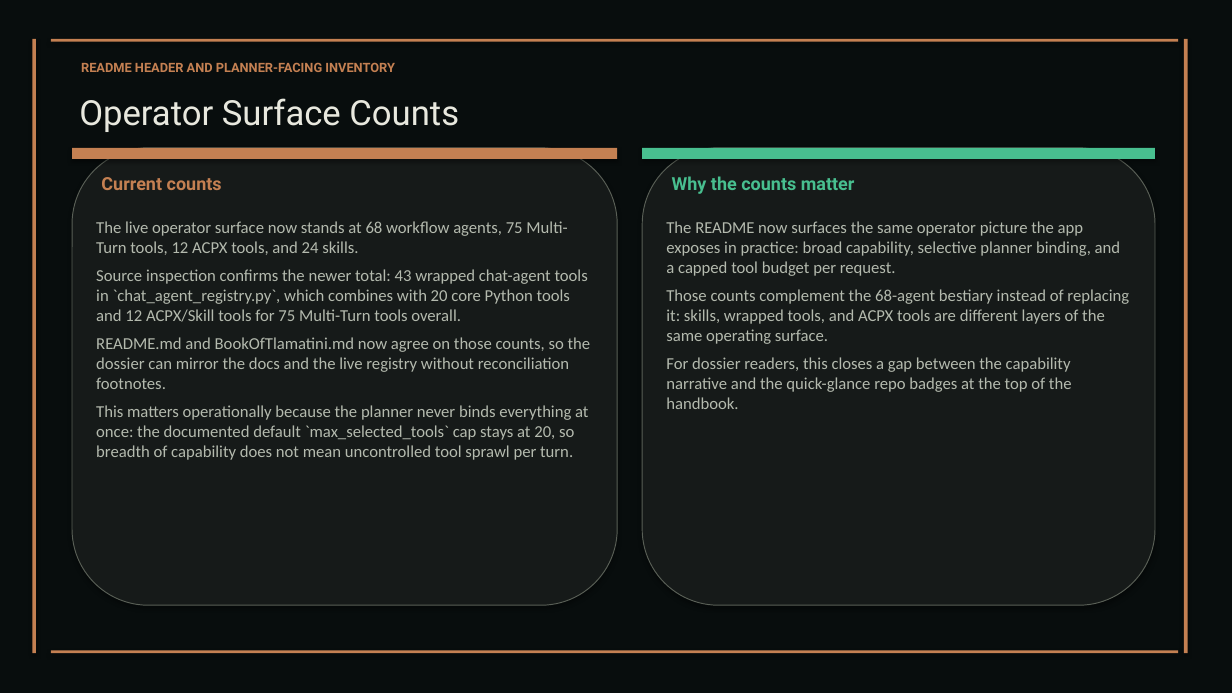
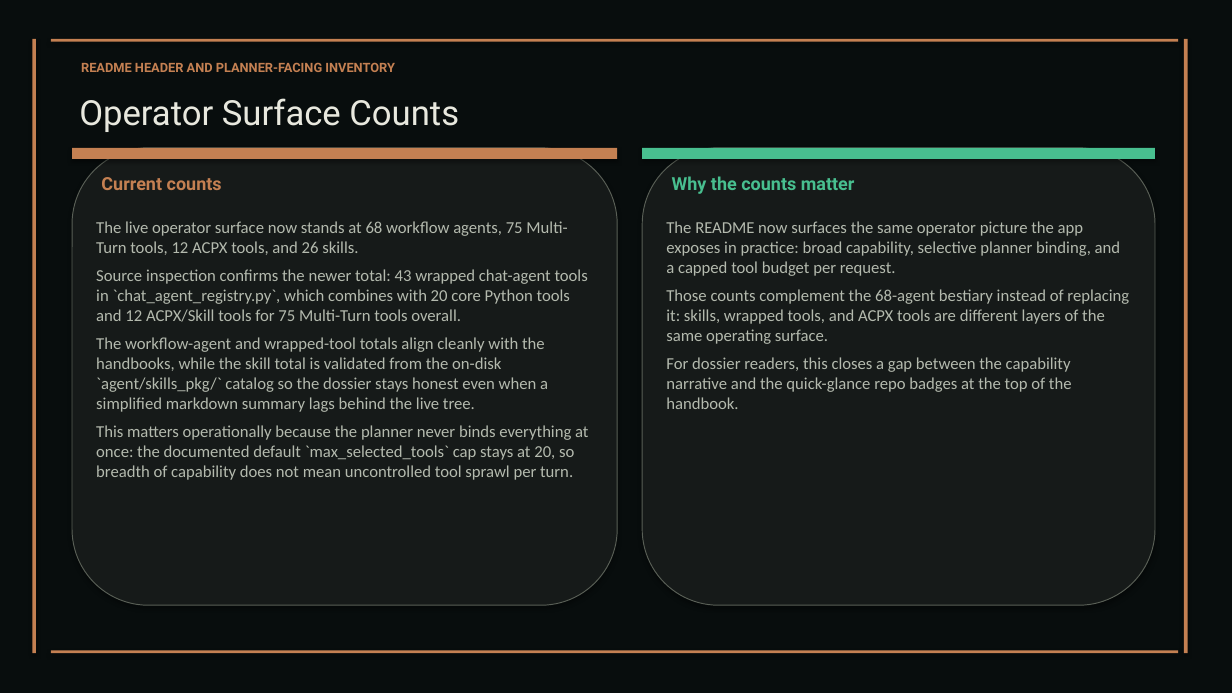
Before and after one commit to XAIHT/Tlamatini, a slide deck: slide 13 of Tlamatini_eXtended_Artificial_Intelligence_Humanly_Tempered.pptx. Drawn at 1232x693 pixels with LibreOffice and Linux fonts; fonts in the diff are those of the drawing. Boxes give left, top, right and bottom in pixels: in the first picture for what was removed or moved away, otherwise in the second. Text is boxed around its words. In the diff, an @@ line names an element or a change of style, - is before the commit and + after.

Commit message:
Updating visual documentation, by Tlamatini's-AutoBot.

```diff
--- a/Tlamatini_eXtended_Artificial_Intelligence_Humanly_Tempered.pptx
+++ b/Tlamatini_eXtended_Artificial_Intelligence_Humanly_Tempered.pptx
@@ text at box(96, 221, 567, 255): text changed @@
-The live operator surface now stands at 68 workflow agents, 75 Multi-Turn tools, 12 ACPX tools, and 24 skills.
+The live operator surface now stands at 68 workflow agents, 75 Multi-Turn tools, 12 ACPX tools, and 26 skills.
@@ text at box(96, 337, 548, 412): text changed @@
-README.md and BookOfTlamatini.md now agree on those counts, so the dossier can mirror the docs and the live registry without reconciliation footnotes.
+The workflow-agent and wrapped-tool totals align cleanly with the handbooks, while the skill total is validated from the on-disk `agent/skills_pkg/` catalog so the dossier stays honest even when a simplified markdown summary lags behind the live tree.
```
Also in this commit, not shown: 4 other slides changed, 2 slides removed, 2 other files.
